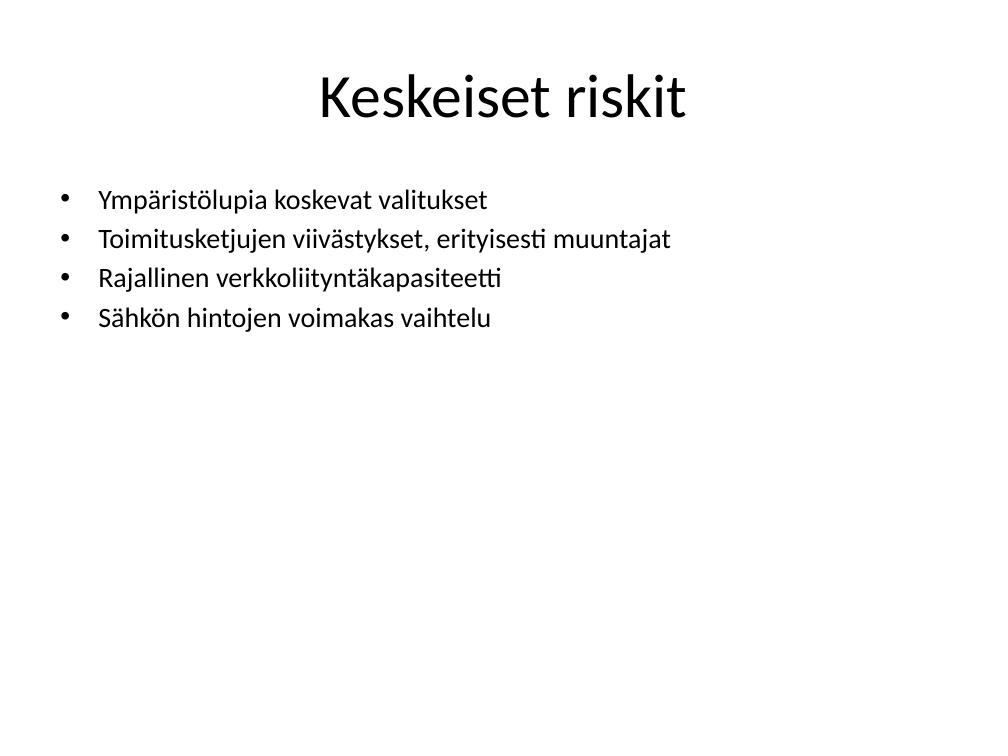
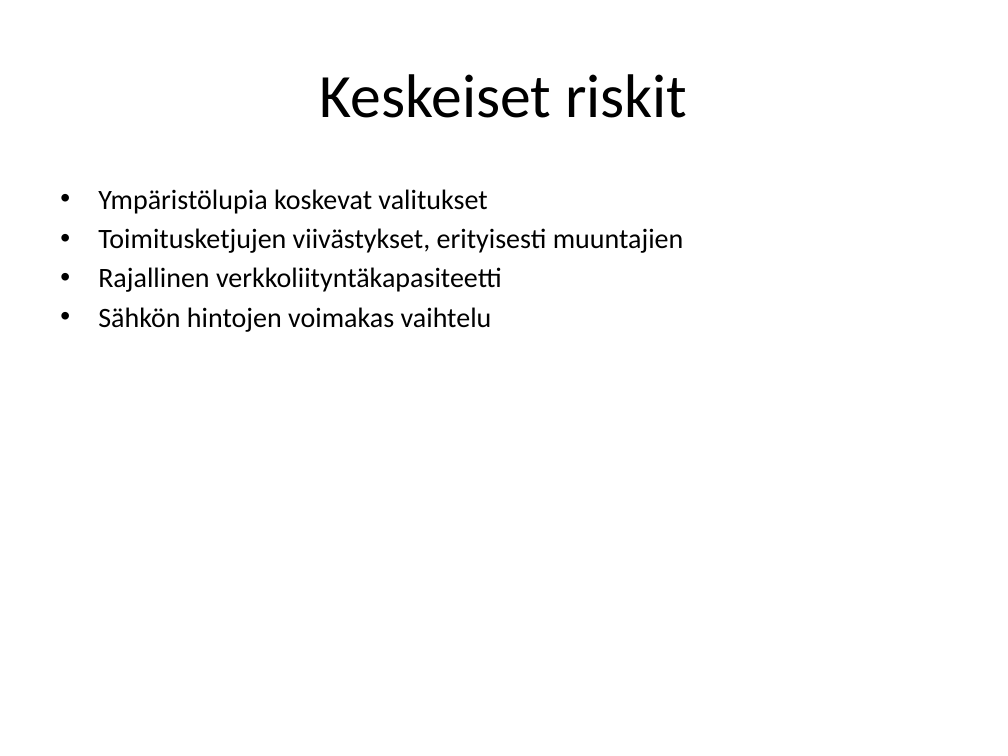
Before and after one commit to codekush123/Privacy-Focused-Local-AI-Document-Workspace, a slide deck: slide 6 of benchmark/corpus/fi/strategia_2026_2030.pptx. Drawn at 1008x756 pixels with LibreOffice and Linux fonts; fonts in the diff are those of the drawing. Boxes give left, top, right and bottom in pixels: in the first picture for what was removed or moved away, otherwise in the second. Text is boxed around its words. In the diff, an @@ line names an element or a change of style, - is before the commit and + after.

```diff
--- a/benchmark/corpus/fi/strategia_2026_2030.pptx
+++ b/benchmark/corpus/fi/strategia_2026_2030.pptx
@@ text at (x1=98, y1=228, x2=684, y2=253): text changed @@
-• Toimitusketjujen viivästykset, erityisesti muuntajat
+• Toimitusketjujen viivästykset, erityisesti muuntajien
```
Also in this commit, not shown: 2 other slides changed, 28 other files.
